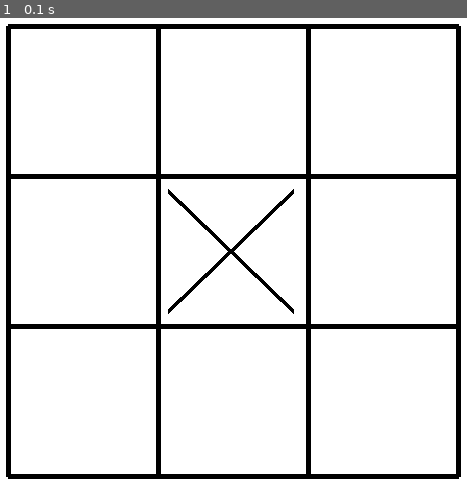
Above: before the commit, frame 1.
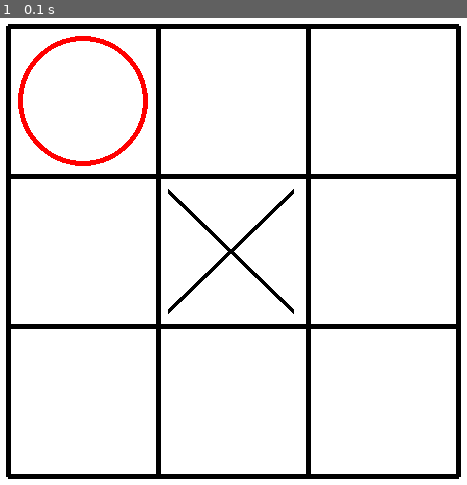
Above: after the commit, the same moment.

Repository: aanchal769/pygame-tic-tac-toe
Game: pygame game, started from main..py
The game is run twice, just before and just after one commit, with the same random seed, the same clock (stepped at 60 frames per second) and the same inputs.
Inputs:
- Up to frame 1 (0.1 s): no input

The runs differ from the first frame. In frame 1, 0.9% of the frame differs, in the area x 3-32%, y 3-32%.

Commit message:
Add X and O to board

Diff:
--- a/main..py
+++ b/main..py
@@ -32,7 +32,7 @@
     pygame.draw.line(screen,(0,0,0) ,(385,290),(510,410),5)
     pygame.draw.line(screen,(0,0,0) ,(385,410),(510,290),5)
 
-
+    pygame.draw.circle(screen,(255,0,0),(300,200),65,5)
     pygame.display.update()
 
 pygame.quit()
